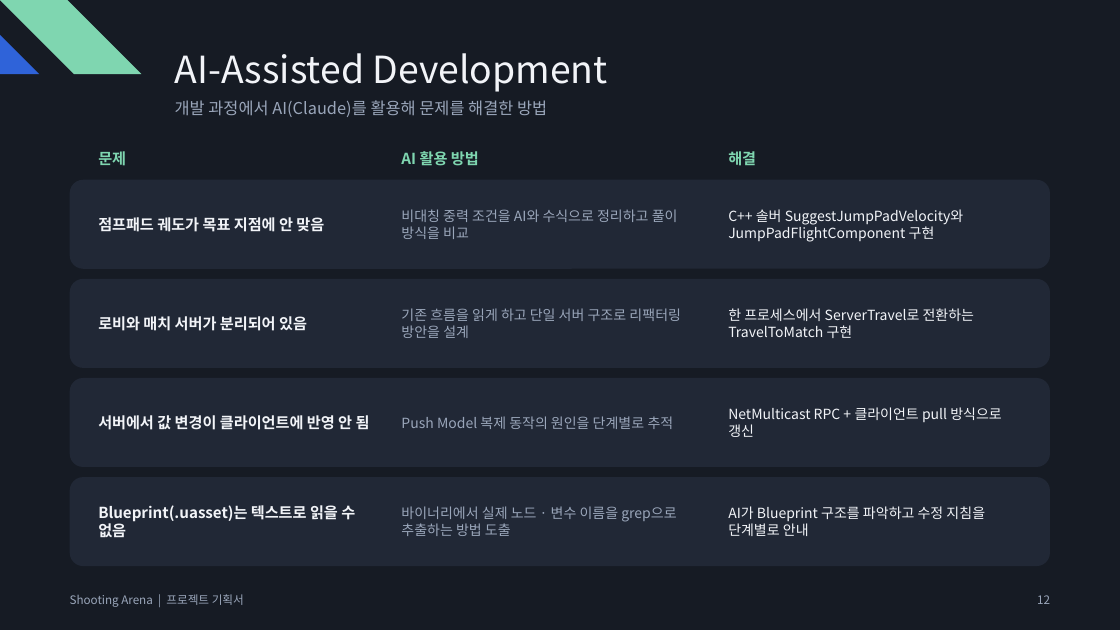
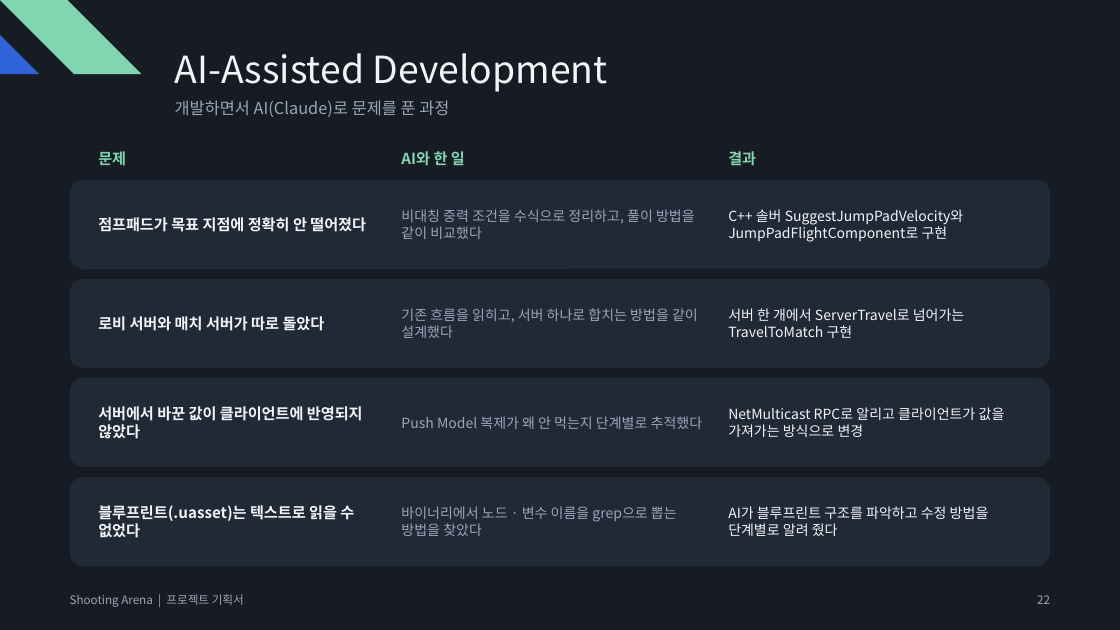
Before and after one commit to Qusbell/BattleArena, a slide deck: slide 22 of Submission/ShootingArena_Project_Plan.pptx (slide 12 before the commit). Drawn at 1120x630 pixels with LibreOffice and Linux fonts; fonts in the diff are those of the drawing. Boxes give left, top, right and bottom in pixels: in the first picture for what was removed or moved away, otherwise in the second. Text is boxed around its words. In the diff, an @@ line names an element or a change of style, - is before the commit and + after.

Commit message:
1
1

```diff
--- a/Submission/ShootingArena_Project_Plan.pptx
+++ b/Submission/ShootingArena_Project_Plan.pptx
@@ text at (175,100,449,117): text changed @@
-개발 과정에서 AI(Claude)를 활용해 문제를 해결한 방법
+개발하면서 AI(Claude)로 문제를 푼 과정
@@ text at (401,151,465,166): text changed @@
-AI 활용 방법
+AI와 한 일
@@ text at (728,151,756,166): text changed @@
-해결
+결과
@@ text at (401,209,695,239): text changed @@
-비대칭 중력 조건을 AI와 수식으로 정리하고 풀이 방식을 비교
+비대칭 중력 조건을 수식으로 정리하고, 풀이 방법을 같이 비교했다
@@ text at (728,209,964,242): text changed @@
-C++ 솔버 SuggestJumpPadVelocity와 JumpPadFlightComponent 구현
+C++ 솔버 SuggestJumpPadVelocity와 JumpPadFlightComponent로 구현
@@ text at (98,217,366,232): text changed @@
-점프패드 궤도가 목표 지점에 안 맞음
+점프패드가 목표 지점에 정확히 안 떨어졌다
@@ text at (98,316,325,331): text changed @@
-로비와 매치 서버가 분리되어 있음
+로비 서버와 매치 서버가 따로 돌았다
@@ text at (401,308,698,338): text changed @@
-기존 흐름을 읽게 하고 단일 서버 구조로 리팩터링 방안을 설계
+기존 흐름을 읽히고, 서버 하나로 합치는 방법을 같이 설계했다
@@ text at (728,308,964,338): text changed @@
-한 프로세스에서 ServerTravel로 전환하는 TravelToMatch 구현
+서버 한 개에서 ServerTravel로 넘어가는 TravelToMatch 구현
@@ text at (98,406,363,439): text changed @@
-서버에서 값 변경이 클라이언트에 반영 안 됨
+서버에서 바꾼 값이 클라이언트에 반영되지 않았다
@@ text at (401,416,703,429): text changed @@
-Push Model 복제 동작의 원인을 단계별로 추적
+Push Model 복제가 왜 안 먹는지 단계별로 추적했다
@@ text at (728,407,1005,437): text changed @@
-NetMulticast RPC + 클라이언트 pull 방식으로 갱신
+NetMulticast RPC로 알리고 클라이언트가 값을 가져가는 방식으로 변경
@@ text at (98,505,354,538): text changed @@
-Blueprint(.uasset)는 텍스트로 읽을 수 없음
+블루프린트(.uasset)는 텍스트로 읽을 수 없었다
@@ text at (401,506,677,536): text changed @@
-바이너리에서 실제 노드 · 변수 이름을 grep으로 추출하는 방법 도출
+바이너리에서 노드 · 변수 이름을 grep으로 뽑는 방법을 찾았다
@@ text at (728,506,989,536): text changed @@
-AI가 Blueprint 구조를 파악하고 수정 지침을 단계별로 안내
+AI가 블루프린트 구조를 파악하고 수정 방법을 단계별로 알려 줬다
@@ text at (1037,595,1050,604): text changed @@
-12
+22
```
Also in this commit, not shown: 14 other slides changed, 13 slides added, 3 slides removed.
